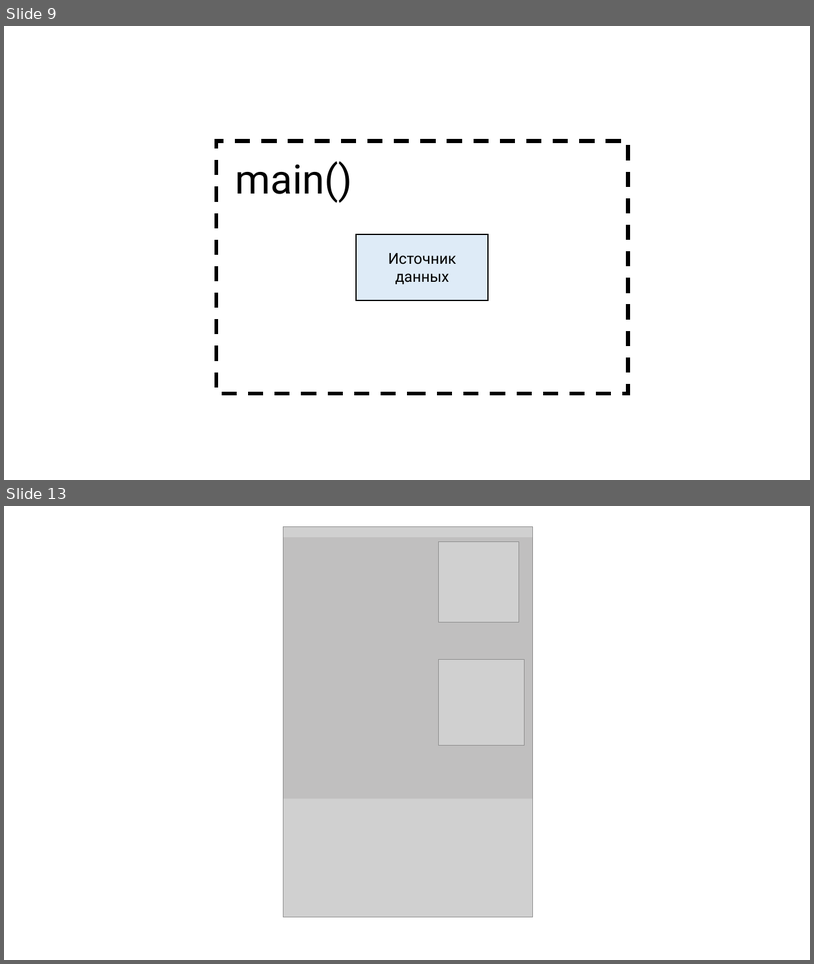
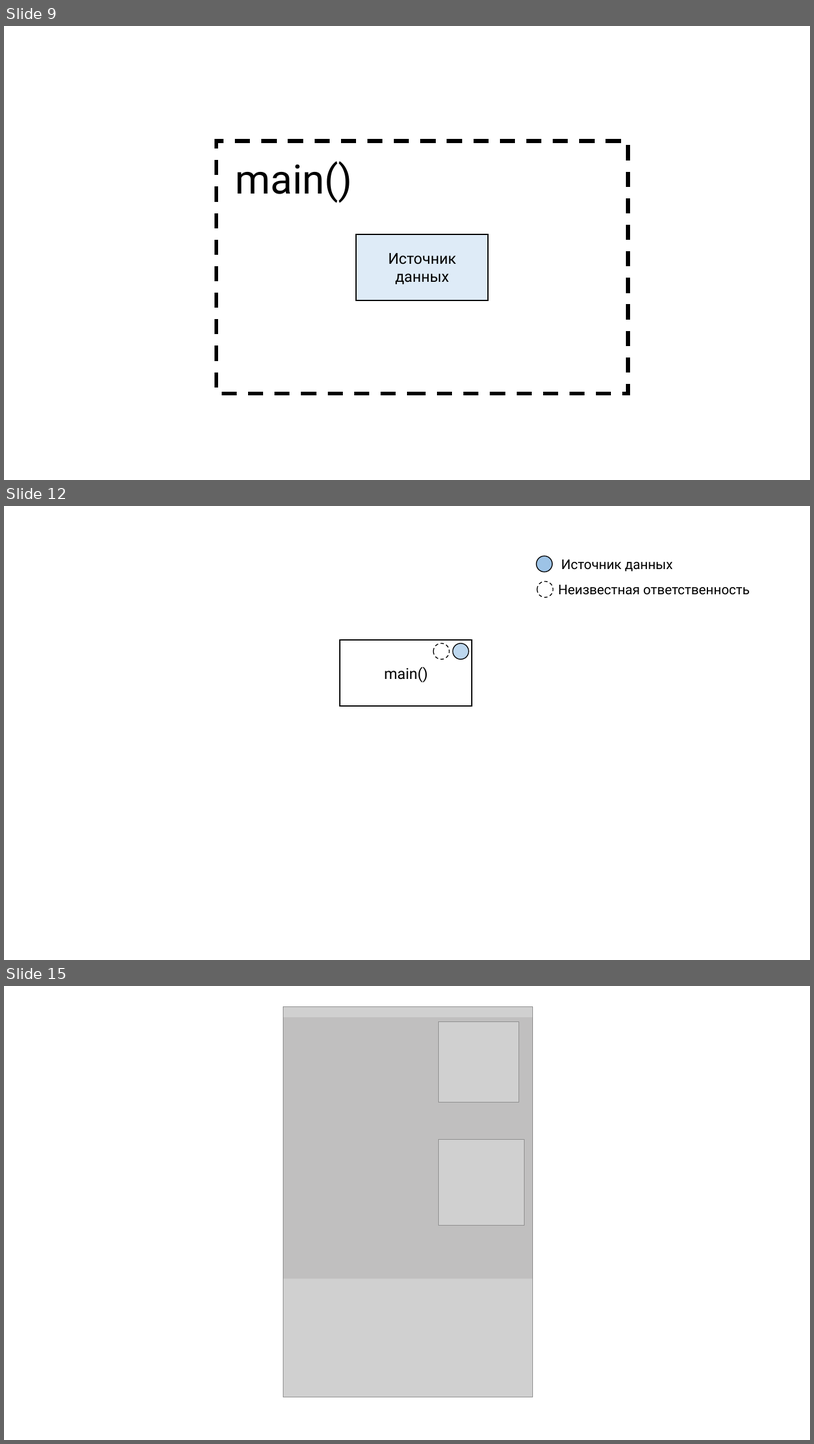
Before and after one commit to rkhaimov/brain-gym, a slide deck: clean/Презентация.pptx. Shown one above the other, each under a label of ours: slides 9 and 13 before the commit, slides 9, 12 and 15 after it; the slides between them are not shown. The pictures are 814x964 and 814x1444 pixels, drawn with LibreOffice and Linux fonts; fonts in the diff are those of the drawing; grey boxes stand for pictures. Boxes give left, top, right and bottom in pixels: in the first picture for what was removed or moved away, otherwise in the second. Text is boxed around its words. In the diff, an @@ line names an element or a change of style, - is before the commit and + after.

```diff
--- a/clean/Презентация.pptx
+++ b/clean/Презентация.pptx
@@ slide 12 added at (4,506,810,960), background #FFFFFF @@
@@ ellipse added at (537,556,552,572), fill #9DC3E6, outline #000000 1 pt @@
@@ text added at (561,559,673,571), 16 pt, text #000000 @@
+Источник данных
@@ ellipse added at (537,582,553,597), fill #FFFFFF, outline #000000 1 pt dashed @@
@@ text added at (558,585,750,595), 16 pt, text #000000 @@
+Неизвестная ответственность
@@ rectangle added at (341,640,472,706), fill #FFFFFF, outline #000000 1.5 pt, 18 pt, text #000000 @@
+main()
@@ ellipse added at (434,643,449,659), fill #FFFFFF, outline #000000 1 pt dashed @@
@@ ellipse added at (453,643,468,659), fill #BDD7EE, outline #000000 1 pt @@
@@ what was slide 13 is now slide 15 @@
```
Also in this commit, not shown: 14 slides changed, 17 other slides added, 7 slides removed, 47 other files.
